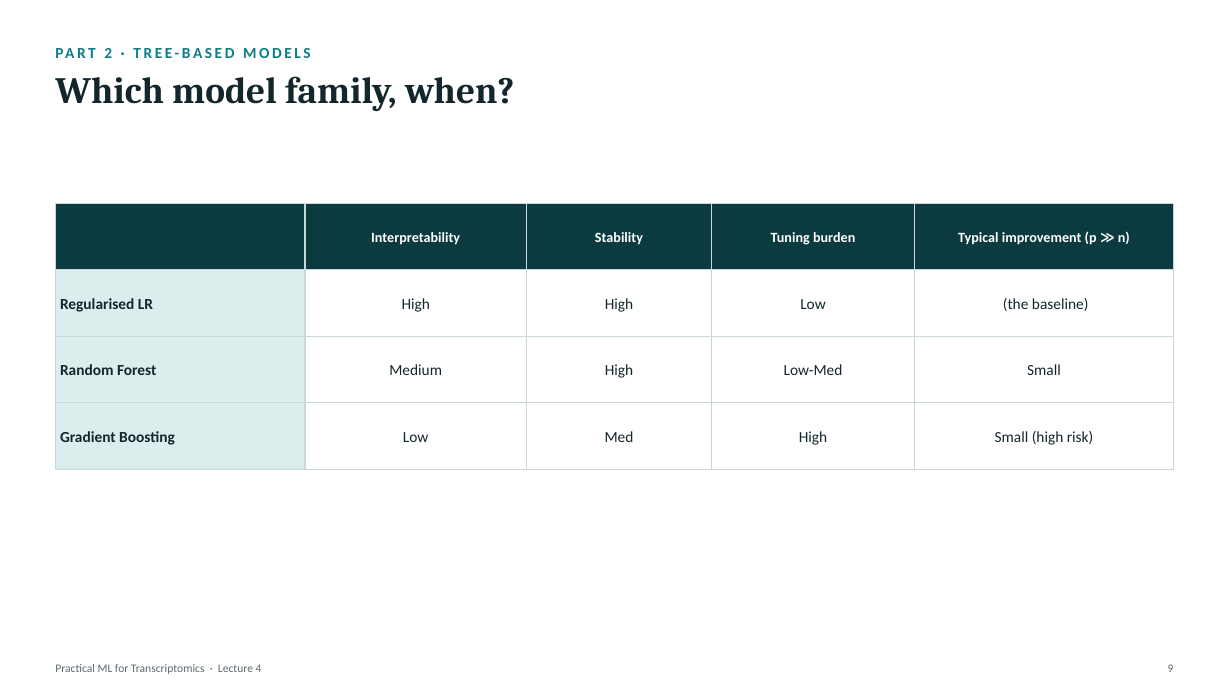
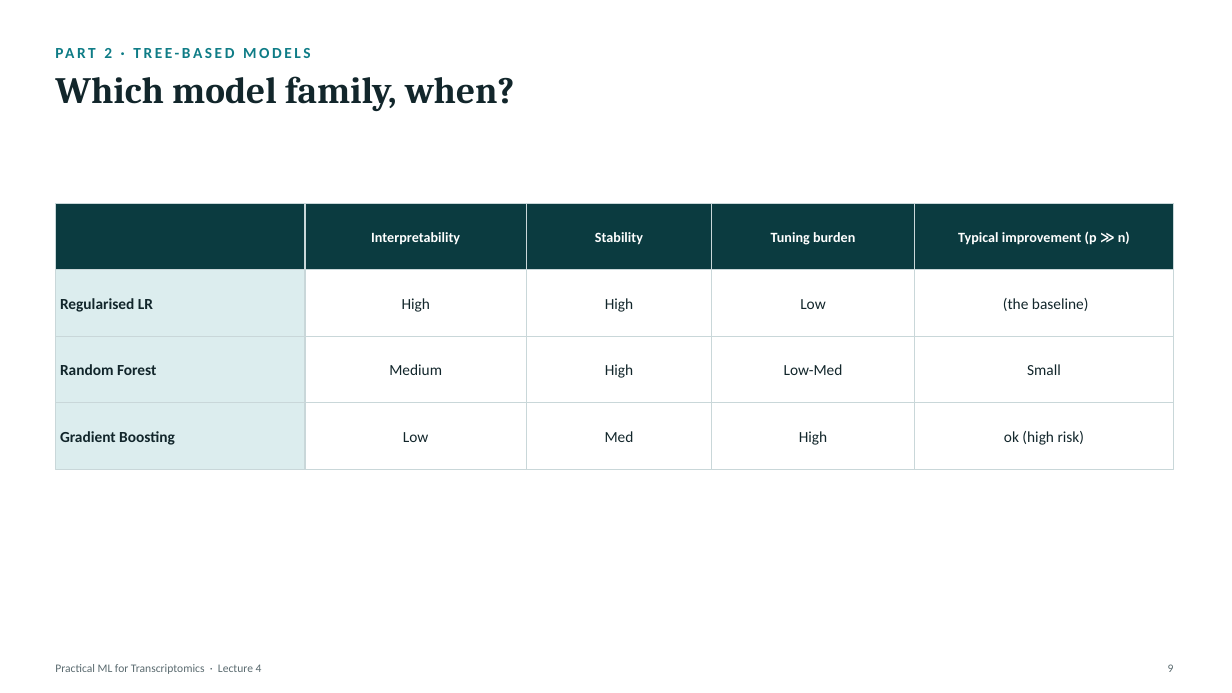
Before and after one commit to zhanyinx/ml26, a slide deck: slide 9 of lessons/lesson04_model_validation/theory/slides/Lecture4 - Model Improvement, Validation, and Interpretation.pptx. Drawn at 1232x693 pixels with LibreOffice and Linux fonts; fonts in the diff are those of the drawing. Boxes give left, top, right and bottom in pixels: in the first picture for what was removed or moved away, otherwise in the second. Text is boxed around its words. In the diff, an @@ line names an element or a change of style, - is before the commit and + after.

```diff
--- a/lessons/lesson04_model_validation/theory/slides/Lecture4 - Model Improvement, Validation, and Interpretation.pptx
+++ b/lessons/lesson04_model_validation/theory/slides/Lecture4 - Model Improvement, Validation, and Interpretation.pptx
@@ text at box(1004, 431, 1085, 445): text changed @@
-Small (high risk)
+ok (high risk)
```
Also in this commit, not shown: 2 other slides changed.
